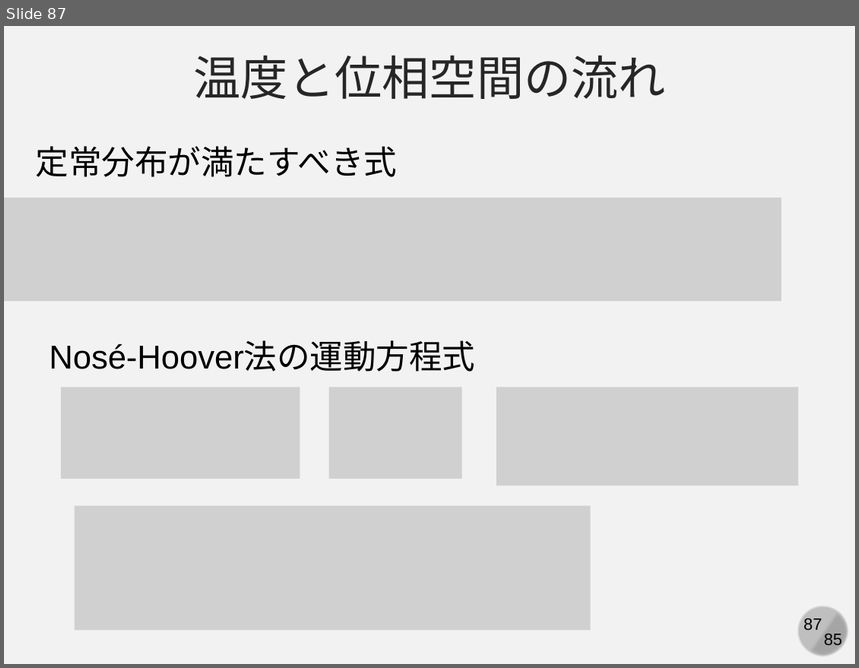
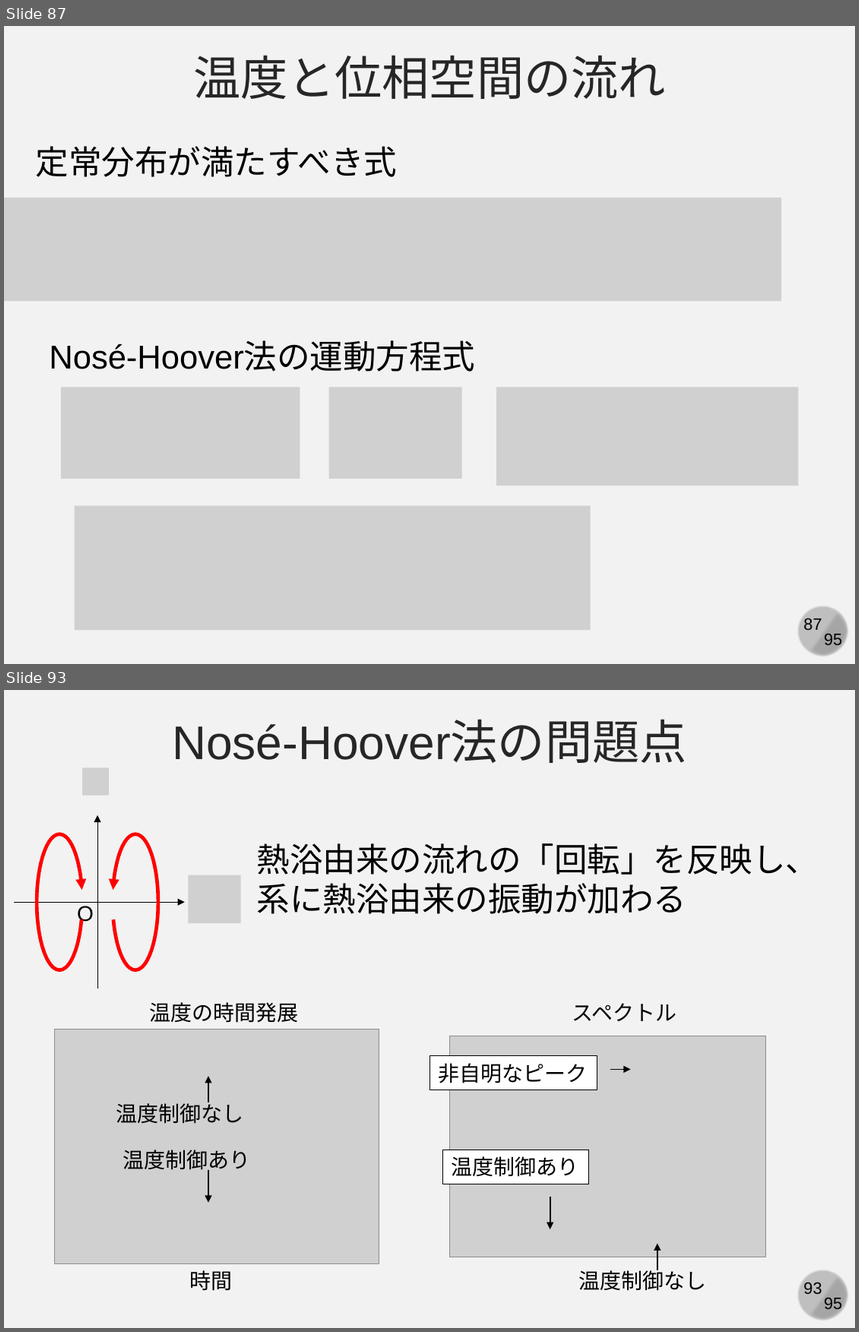
Before and after one commit to kaityo256/simulation_engineering, a slide deck: 06_md_observable/simulation06.pptx. Shown one above the other, each under a label of ours: slide 87 before the commit, slides 87 and 93 after it; the slides between them are not shown. The pictures are 859x668 and 859x1332 pixels, drawn with LibreOffice and Linux fonts; fonts in the diff are those of the drawing; grey boxes stand for pictures. Boxes give left, top, right and bottom in pixels: in the first picture for what was removed or moved away, otherwise in the second. Text is boxed around its words. In the diff, an @@ line names an element or a change of style, - is before the commit and + after.

Commit message:
completed 06

```diff
--- a/06_md_observable/simulation06.pptx
+++ b/06_md_observable/simulation06.pptx
@@ slide 93 added at [4,690,855,1328], background #F2F2F2; not listed: 4 template elements that a slide beside it also shows @@
@@ text added at [172,721,686,763], 40 pt, text #262626 @@
+Nosé-Hoover法の問題点
@@ picture added at [82,768,109,796] @@
@@ arrow added from (97, 989) to (97, 815), #000000 0.5 pt @@
@@ arc (boxed as its full ellipse) added at [37,834,82,970], outline #FF0000 3 pt @@
@@ arc (boxed as its full ellipse) added at [113,834,158,970], outline #FF0000 3 pt @@
@@ text added at [257,844,819,914], 28 pt, text #000000 @@
+熱浴由来の流れの「回転」を反映し、
+系に熱浴由来の振動が加わる
@@ picture added at [189,875,241,924] @@
@@ arrow added from (14, 902) to (184, 902), #000000 0.5 pt @@
@@ text added at [77,906,94,926], 18 pt, text #000000 @@
+O
@@ text added at [150,1002,299,1023], 18 pt, text #000000 @@
+温度の時間発展
@@ text added at [572,1003,677,1021], 18 pt, text #000000 @@
+スペクトル
@@ picture added at [54,1030,379,1265] @@
@@ picture added at [450,1036,766,1257] @@
@@ arrow added from (208, 1103) to (208, 1076), #000000 1 pt @@
@@ rectangle added at [430,1056,598,1090], fill #FFFFFF, outline #000000 0.75 pt, 18 pt, text #000000 @@
+非自明なピーク
@@ arrow added from (611, 1070) to (630, 1070), #000000 1 pt @@
@@ text added at [116,1100,244,1124], 18 pt, text #000000 @@
+温度制御なし
@@ text added at [123,1150,250,1174], 18 pt, text #000000 @@
+温度制御あり
@@ rectangle added at [443,1150,590,1184], fill #FFFFFF, outline #000000 0.75 pt, 18 pt, text #000000 @@
+温度制御あり
@@ arrow added from (208, 1170) to (208, 1202), #000000 1 pt @@
@@ arrow added from (550, 1196) to (550, 1230), #000000 1 pt @@
@@ arrow added from (658, 1271) to (658, 1244), #000000 1 pt @@
@@ text added at [190,1271,233,1291], 18 pt, text #000000 @@
+時間
@@ text added at [579,1268,706,1291], 18 pt, text #000000 @@
+温度制御なし
@@ slide 87 changed as well @@
@@ text at [824,634,842,649]: text changed @@
-85
+95
```
Also in this commit, not shown: 88 other slides changed, 5 other slides added.
